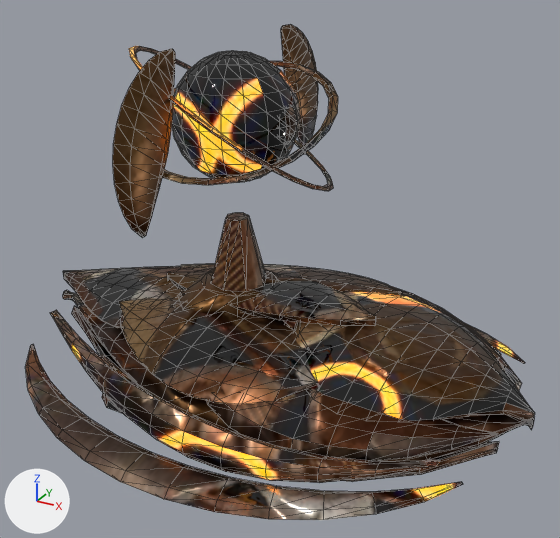
Two versions of the glTF model public/assets/models/alien/seer.glb, one commit apart.
Before and after are seen from a camera (50 mm lens) standing at (3.63, -6.26, 5.11) and looking at (0.2, -0.03, 1.99). Arrows for +X, +Y and +Z are at lower left; the lights stay in place. The older version comes first. Mesh edges are drawn as thin lines. Where no turn or scale is listed for an object, it has been applied to the vertices. Vertices at exactly the same position are counted once.

Objects in the first picture: 'Eye', 'Hull'.
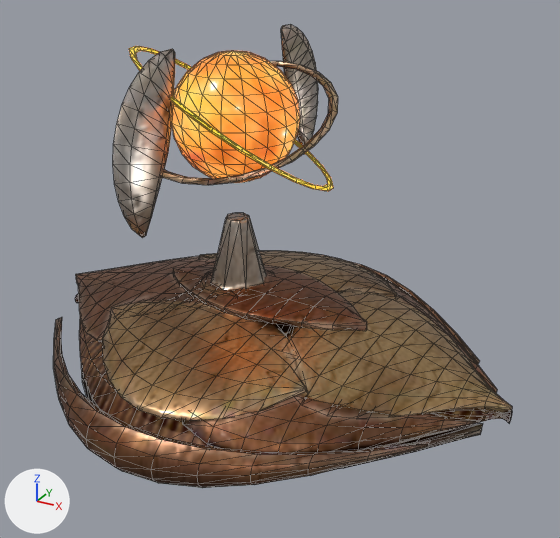
What changed in the scene script:
```text
Change me_hull:
    used by ob_hull; location = (0.0, 0.0, 0.0)
    remove me_hull.from_pydata(...)  # 2026 vertices, 3916 faces; spans x -2.8..2.8, y -2.24..2.24, z 0.34..1.76
    add me_hull.from_pydata(...)  # 1858 vertices, 3588 faces; spans x -2.6..2.6, y -2.27..2.27, z 0.34..1.78
    me_hull part 1: the loose piece of 238 vertices spanning x -2.8..2.8, y -1.54..1.54, z 0.57..1.43 is rebuilt with 238 vertices and now spans x -2.6..2.6, y -1.94..1.94, z 0.57..1.43
    me_hull part 2: the loose piece of 154 vertices spanning x -2.8..-0.28, y -0.88..0.88, z 1.21..1.65 is rebuilt with 154 vertices and now spans x -2.6..-0.26, y -1.25..1.25, z 1.21..1.69
    me_hull part 3: the loose piece of 154 vertices spanning x 0.45..2.8, y -1.19..1.19, z 1.01..1.67 is rebuilt with 154 vertices and now spans x 0.42..2.6, y -1.22..1.22, z 1.01..1.65
    me_hull part 4: the loose piece of 132 vertices spanning x -1.46..1.12, y 0.16..1.51, z 1.27..1.64 is rebuilt with 132 vertices and now spans x -1.35..1.04, y 0.21..1.9, z 1.28..1.67
    me_hull part 5: the loose piece of 132 vertices spanning x -1.46..1.12, y -1.51..-0.16, z 1.27..1.64 is rebuilt with 132 vertices and now spans x -1.35..1.04, y -1.9..-0.21, z 1.28..1.67
    me_hull part 6: the loose piece of 130 vertices spanning x -2.58..2.24, y 0.4..1.85, z 0.85..1.24 is rebuilt with 130 vertices and now spans x -2.39..2.08, y 0.49..2.27, z 0.85..1.25
    me_hull part 7: the loose piece of 130 vertices spanning x -2.58..2.24, y -1.85..-0.4, z 0.85..1.24 is rebuilt with 130 vertices and now spans x -2.39..2.08, y -2.27..-0.49, z 0.85..1.25
    me_hull part 8: the loose piece of 110 vertices spanning x -2.58..2.58, y -1.6..-0.03, z 0.43..0.95 is rebuilt with 110 vertices and now spans x -2.39..2.39, y -1.99..-0.03, z 0.43..0.96
    me_hull part 9: the loose piece of 100 vertices spanning x 0.0..2.58, y 0.38..1.62, z 1.05..1.5 is rebuilt with 100 vertices and now spans x 0.0..2.39, y 0.21..1.88, z 1.02..1.48
    me_hull part 10: the loose piece of 100 vertices spanning x 0.0..2.58, y -1.62..-0.38, z 1.05..1.5 is rebuilt with 100 vertices and now spans x 0.0..2.39, y -1.88..-0.21, z 1.02..1.48
    me_hull part 11: the loose piece of 80 vertices spanning x -1.23..1.23, y -0.46..0.46, z 1.53..1.76 is rebuilt with 80 vertices and now spans x -1.14..1.14, y -0.57..0.57, z 1.52..1.78
    me_hull part 12: the loose piece of 84 vertices spanning x -2.29..2.49, y -2.24..-1.08, z 0.75..0.98 is deleted
    me_hull part 13: the loose piece of 84 vertices spanning x -2.29..2.49, y 1.08..2.24, z 0.75..0.98 is deleted
    me_hull part 14: 356 kept faces spanning x -1.55..1.75, y -1.08..1.08, z 0.43..1.75 get new texture (UV) coordinates
    other edits to the shape of me_hull do not show in these pictures
Change me_eye:
    used by ob_eye; location = (0.0, 0.0, 0.0)
    remove me_eye.from_pydata(...)  # 648 vertices, 1276 faces; spans x -1.31..0.71, y -1.79..1.79, z 1.75..4.2
    add me_eye.from_pydata(...)  # 576 vertices, 1136 faces; spans x -1.31..0.71, y -1.79..1.79, z 1.75..4.2
    me_eye part 15: the loose piece of 72 vertices spanning x 0.07..0.33, y -0.22..0.22, z 3.23..3.67 is deleted
    me_eye part 16: 1136 kept faces spanning x -1.31..0.71, y -1.79..1.79, z 1.75..4.2 get new texture (UV) coordinates
```

Location of each change, [x1, y1, x2, y2] in pixels of the pictures (560 x 538 px):
'Hull', reshaped (10% narrower, 7% shorter): before [25, 264, 535, 520]; after [53, 251, 512, 488]
'Eye', reshaped: before [113, 24, 338, 292]; after [113, 24, 338, 290]
part 1 of me_hull, rebuilt (mostly hidden): before [63, 290, 535, 462]; after [75, 294, 512, 449]
part 2 of me_hull, rebuilt (6% narrower, 36% taller): before [63, 266, 212, 329]; after [76, 256, 216, 342]
part 3 of me_hull, rebuilt (6% narrower): before [294, 291, 535, 421]; after [286, 290, 512, 416]
part 4 of me_hull, rebuilt (10% narrower, 42% taller): before [181, 264, 402, 296]; after [199, 251, 397, 297]
part 5 of me_hull, rebuilt (14% taller): before [119, 298, 318, 404]; after [102, 300, 307, 421]
part 6 of me_hull, rebuilt (mostly hidden): before [391, 286, 501, 355]; after [348, 261, 479, 364]
part 7 of me_hull, rebuilt: before [50, 310, 440, 483]; after [53, 317, 430, 488]
part 8 of me_hull, rebuilt: before [72, 306, 499, 482]; after [81, 363, 483, 469]
part 9 of me_hull, rebuilt: before [395, 288, 521, 390]; after [377, 275, 497, 393]
part 10 of me_hull, rebuilt: before [207, 388, 498, 461]; after [182, 395, 481, 453]
part 11 of me_hull, rebuilt (7% narrower, 22% taller): before [167, 272, 376, 325]; after [173, 265, 367, 330]
part 12 of me_hull, deleted (brown): before [25, 344, 463, 520]
part 13 of me_hull, deleted: before [465, 323, 525, 363]
part 14 of me_hull, surface changed: before [102, 269, 297, 413]; after [193, 269, 290, 333]
part 15 of me_eye, deleted: before [286, 107, 297, 141]
part 16 of me_eye, surface changed: [113, 24, 338, 290] in both
